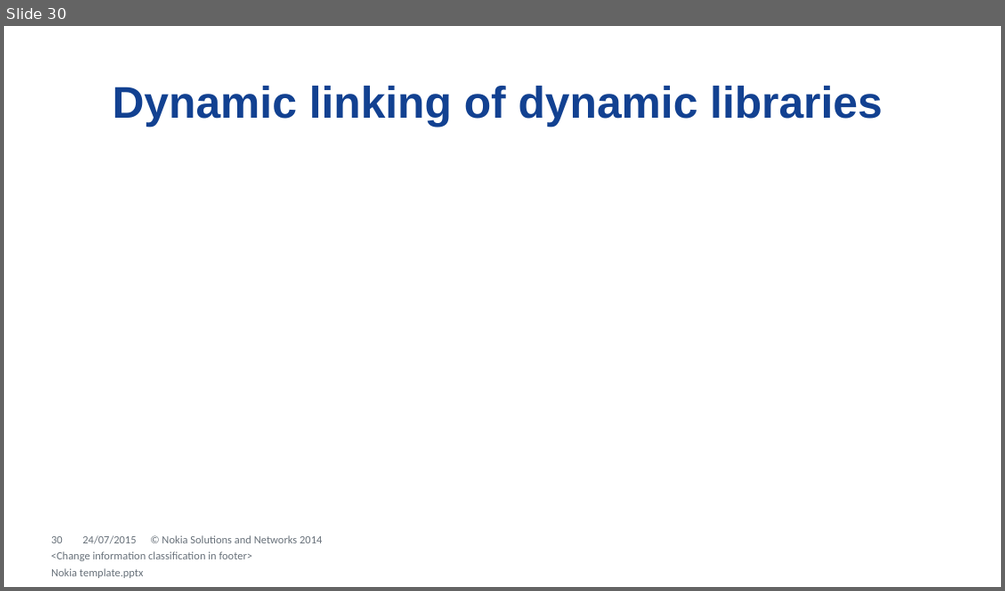
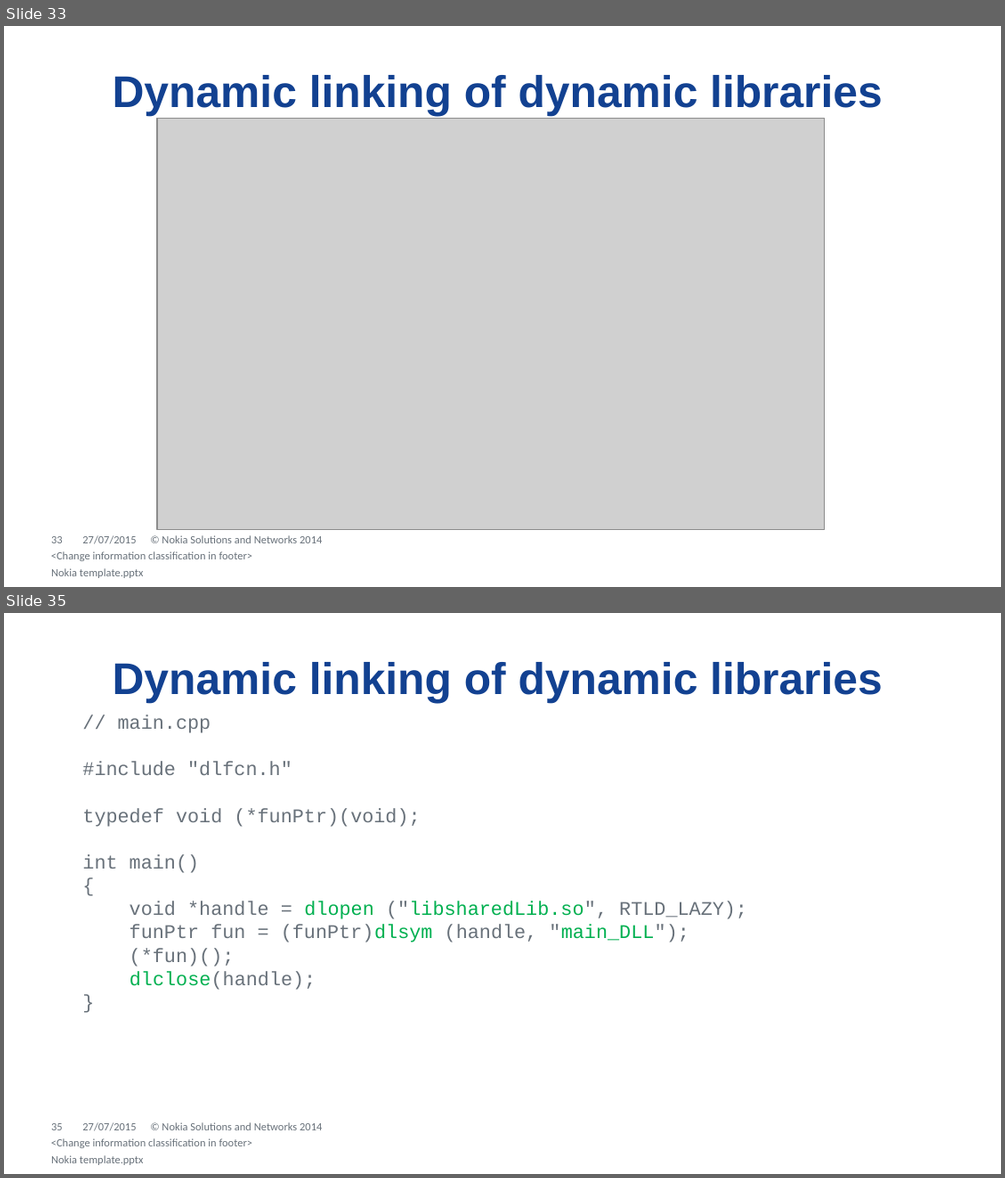
Before and after one commit to dendibakh/Linker, a slide deck: Diving into C++ linker.pptx. Shown one above the other, each under a label of ours: slide 30 before the commit, slides 33 and 35 after it; the slides between them are not shown. The pictures are 1005x591 and 1005x1178 pixels, drawn with LibreOffice and Linux fonts; fonts in the diff are those of the drawing; grey boxes stand for pictures; background and template pictures are left out. Boxes give left, top, right and bottom in pixels: in the first picture for what was removed or moved away, otherwise in the second. Text is boxed around its words. In the diff, an @@ line names an element or a change of style, - is before the commit and + after.

Commit message:
Completed static and dynamic linkage of shared libraries.

```diff
--- a/Diving into C++ linker.pptx
+++ b/Diving into C++ linker.pptx
@@ slide 35 added at [4, 613, 1001, 1174], background #FFFFFF; not listed: 13 template elements that a slide beside it also shows @@
@@ title added at [113, 662, 882, 703], 32 pt, text #124191, bold @@
+Dynamic linking of dynamic libraries
@@ text added at [82, 714, 747, 989], 14 pt, text #68717A @@
+// main.cpp
+#include "dlfcn.h"
+typedef void (*funPtr)(void);
+int main()
+{
+void *handle = dlopen ("libsharedLib.so", RTLD_LAZY);
+funPtr fun = (funPtr)dlsym (handle, "main_DLL");
+(*fun)();
+dlclose(handle);
+}
@@ text added at [51, 1138, 253, 1148], 8 pt, text #68717A @@
+<Change information classification in footer>
@@ what was slide 30 is now slide 33 @@
@@ slide 33 changed as well @@
@@ title "Dynamic linking of dynamic libraries": place and size @@
-title "Dynamic linking of dynamic libraries" at [113, 86, 882, 127]
+title "Dynamic linking of dynamic libraries" at [113, 75, 882, 116]
@@ picture added at [157, 118, 825, 530] @@
@@ page number at [51, 536, 63, 543]: text changed @@
-30
+33
@@ text at [82, 535, 136, 544]: text changed @@
-24/07/2015
+27/07/2015
```
Also in this commit, not shown: 49 other slides changed, 4 other slides added.
